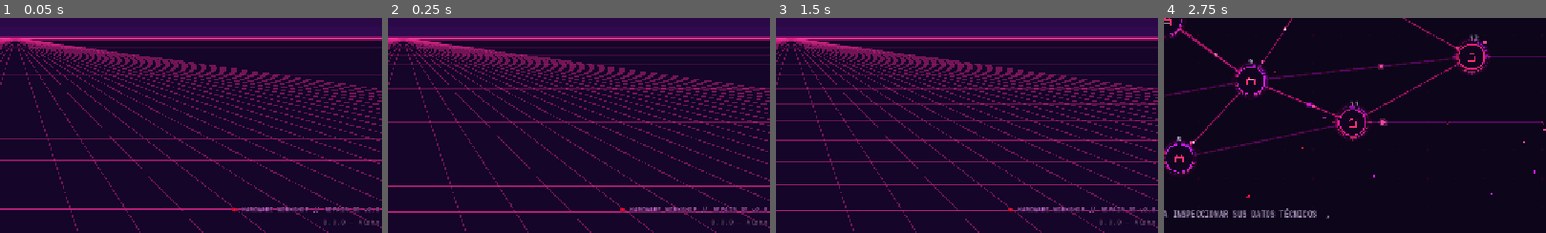
Above: before the commit, frames 1-4 (left to right).
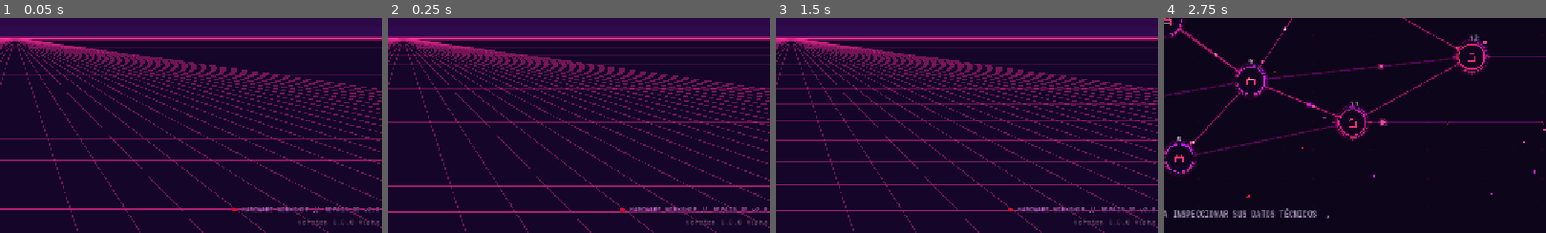
Above: after the commit, the same moments.

Repository: santiago9seijas-bit/computer-technician-3D
Game: Godot game, scene res://scenes/menus/MainMenu.tscn
The game is run twice, just before and just after one commit, with the same random seed, the same clock (stepped at 60 frames per second) and the same inputs.
Inputs:
- Up to frame 1 (0.05 s): no input
- Up to frame 2 (0.25 s): no input
- Up to frame 3 (1.5 s): click "JUGAR" at 0.5 s; click "◄ VOLVER" at 1.25 s
- Up to frame 4 (2.75 s): click "JUGAR" at 2 s
The pictures show only the part of the screen within x 48-98%, y 49-99%; the shares and areas given below are measured in that part.

The runs differ from the first frame. In frame 1, 0.1% of the frame differs, in the area x 78-98%, y 94-97%; in frame 2, 0.1%; in frame 3, 0.1%; in frame 4, nothing differs.

Commit message:
feat: add versiones folder (windows and linux) and set in-game version to 0.0.0 Alpha

Diff:
--- a/project.godot
+++ b/project.godot
@@ -14,7 +14,8 @@
 
 [application]
 
-config/name="Tecnico de Computadoras"
+config/name="Computer Technician 3D"
+config/version="0.0.0"
 run/main_scene="res://scenes/menus/MainMenu.tscn"
 config/features=PackedStringArray("4.7", "Forward Plus")
 
--- a/scenes/menus/MainMenu.tscn
+++ b/scenes/menus/MainMenu.tscn
@@ -273,7 +273,7 @@
 layout_mode = 2
 theme_override_colors/font_color = Color(0.65, 0.4, 0.7, 0.7)
 theme_override_font_sizes/font_size = 12
-text = "0.0.0 - Alpha"
+text = "Version 0.0.0 Alpha"
 horizontal_alignment = 2
 
 [node name="DarkenOverlay" type="ColorRect" parent="."]
Not shown, changed: README.md
Not shown, added: versiones/README.md
Not shown, added: versiones/linux/README.md
Not shown, added: versiones/windowns/README.md
Not shown, added: versiones/windows/README.md
